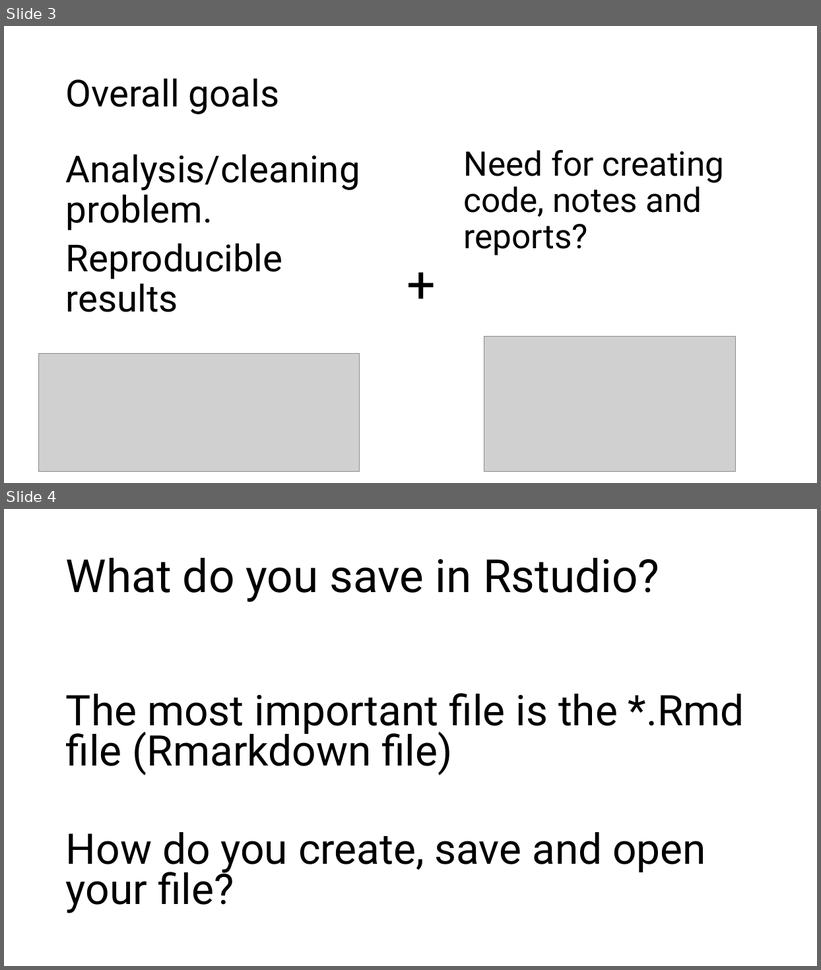
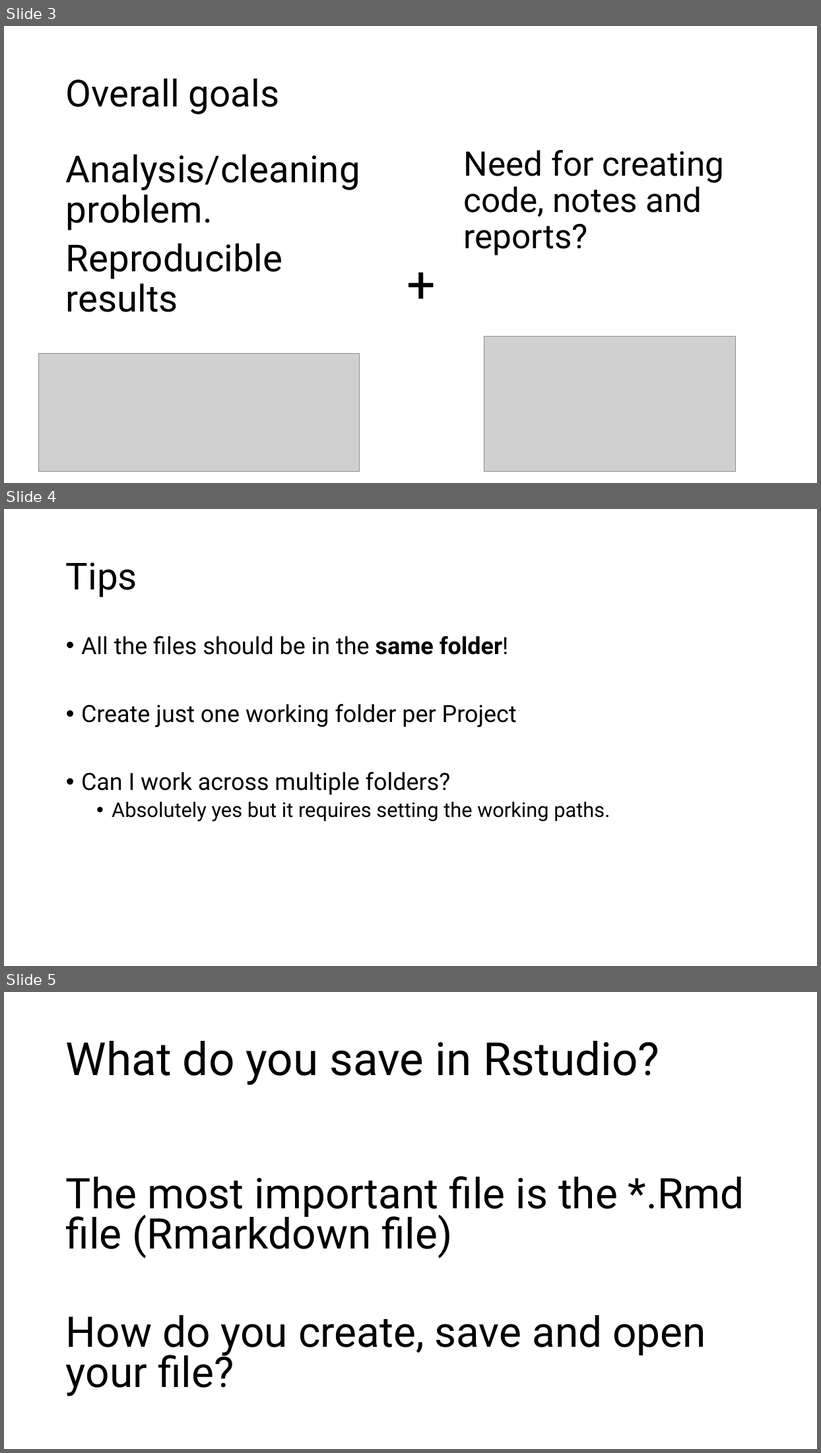
Before and after one commit to hectornajera83/TrainingRKiribati2025, a slide deck: Day 3 Recap.pptx. Shown one above the other, each under a label of ours: slides 3 and 4 before the commit, slides 3, 4 and 5 after it. The pictures are 821x970 and 821x1453 pixels, drawn with LibreOffice and Linux fonts; fonts in the diff are those of the drawing; grey boxes stand for pictures. Boxes give left, top, right and bottom in pixels: in the first picture for what was removed or moved away, otherwise in the second. Text is boxed around its words. In the diff, an @@ line names an element or a change of style, - is before the commit and + after.

```diff
--- a/Day 3 Recap.pptx
+++ b/Day 3 Recap.pptx
@@ slide 4 added at box(4, 509, 817, 966), background #FFFFFF @@
@@ title added at box(66, 562, 137, 597), 44 pt, text #000000 @@
+Tips
@@ text added at box(81, 636, 610, 822), 28 pt, text #000000 @@
+• All the files should be in the same folder!
+• Create just one working folder per Project
+• Can I work across multiple folders?
+  • Absolutely yes but it requires setting the working paths.
@@ what was slide 4 is now slide 5 @@
```
Also in this commit, not shown: 2 slides changed, 1 other slide added.
